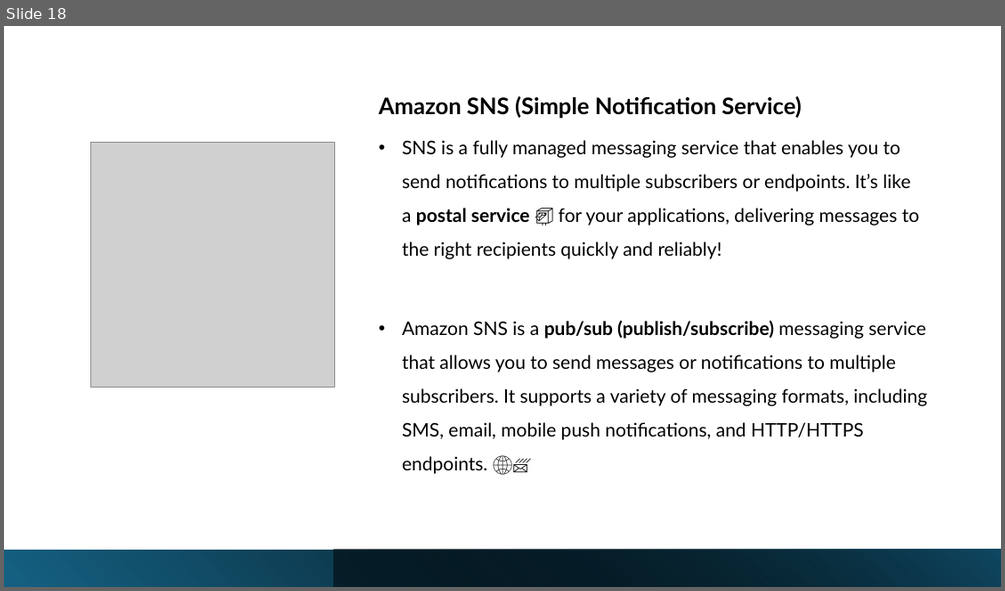
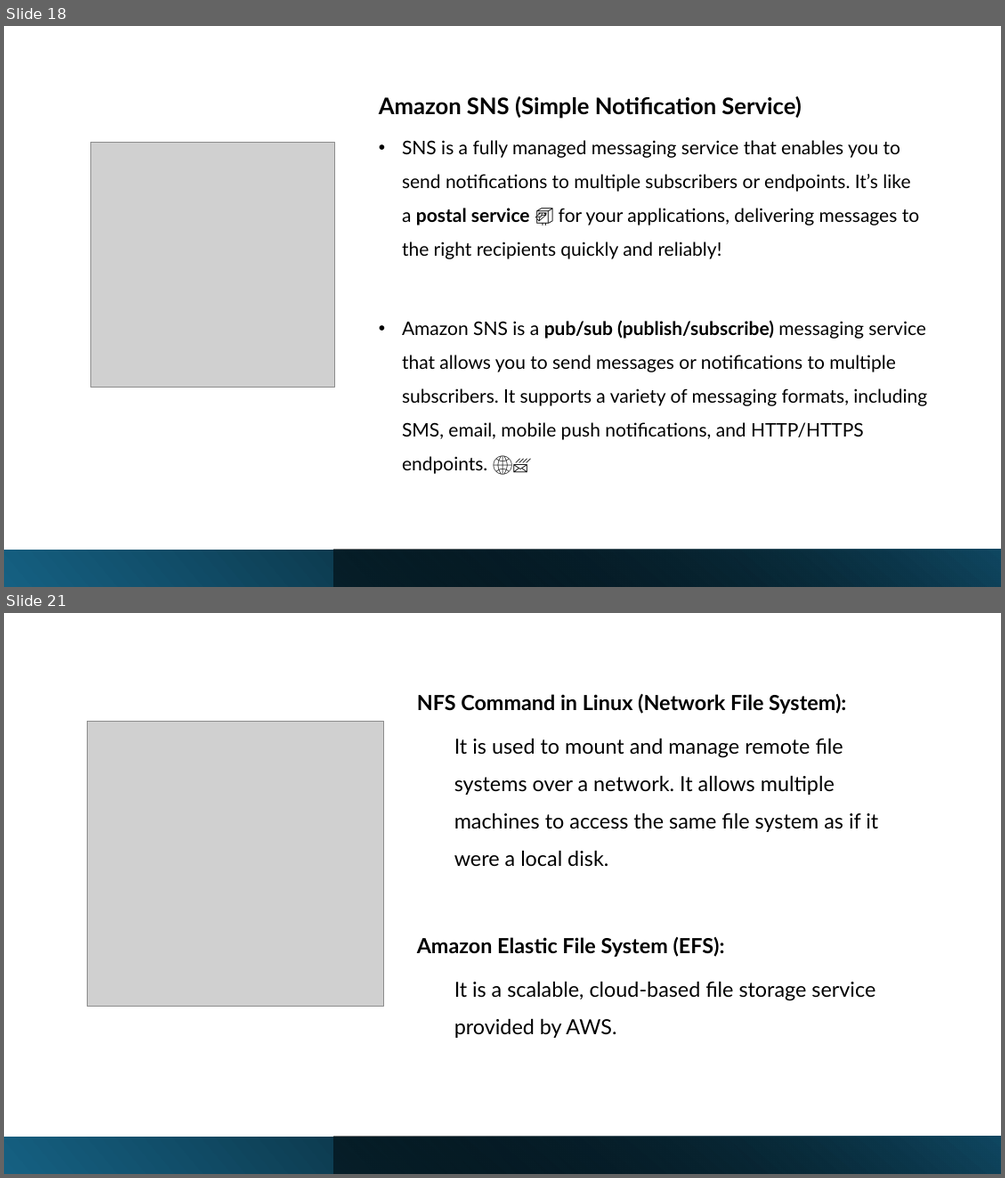
Before and after one commit to ash-1907/AWS-Online-6-8-, a slide deck: Ec2 continu and SNS.pptx. Shown one above the other, each under a label of ours: slide 18 before the commit, slides 18 and 21 after it; the slides between them are not shown. The pictures are 1005x591 and 1005x1178 pixels, drawn with LibreOffice and Linux fonts; fonts in the diff are those of the drawing; grey boxes stand for pictures. Boxes give left, top, right and bottom in pixels: in the first picture for what was removed or moved away, otherwise in the second. Text is boxed around its words. In the diff, an @@ line names an element or a change of style, - is before the commit and + after.

```diff
--- a/Ec2 continu and SNS.pptx
+++ b/Ec2 continu and SNS.pptx
@@ slide 21 added at (x1=4, y1=613, x2=1001, y2=1174), background #FFFFFF @@
@@ text added at (x1=417, y1=694, x2=878, y2=1038), 20 pt, text #000000 @@
+NFS Command in Linux (Network File System):
+  It is used to mount and manage remote file systems over a network. It allows multiple machines to access the same file system as if it were a local disk.
+Amazon Elastic File System (EFS):
+  It is a scalable, cloud-based file storage service provided by AWS.
@@ picture added at (x1=88, y1=721, x2=384, y2=1006) @@
@@ rectangle added at (x1=4, y1=1136, x2=1001, y2=1174), fill gradient #156082 to #000000 @@
@@ rectangle added at (x1=334, y1=1136, x2=1001, y2=1174), fill gradient #000000 to #104862 @@
```
Also in this commit, not shown: 2 other slides added, 1 other file.
